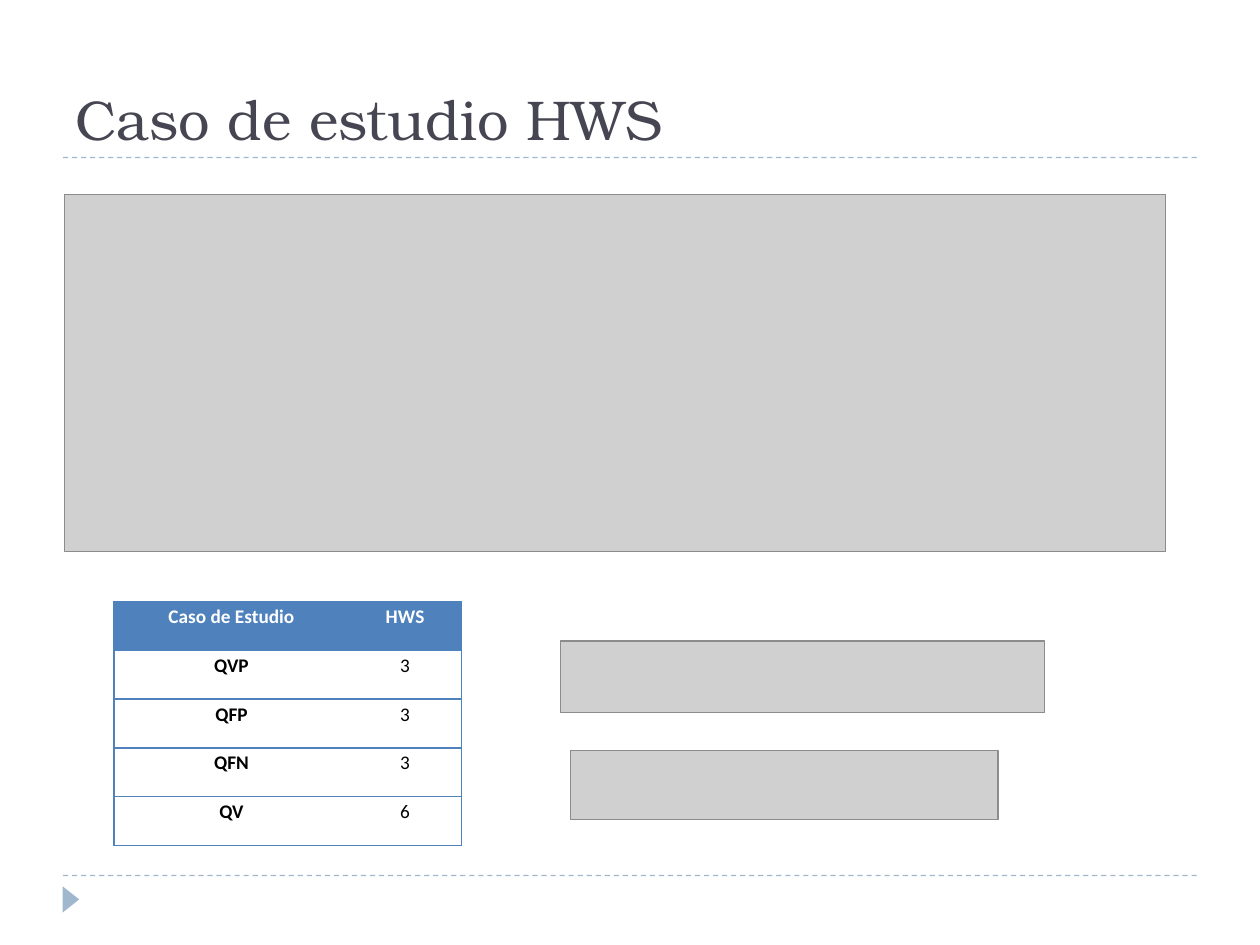
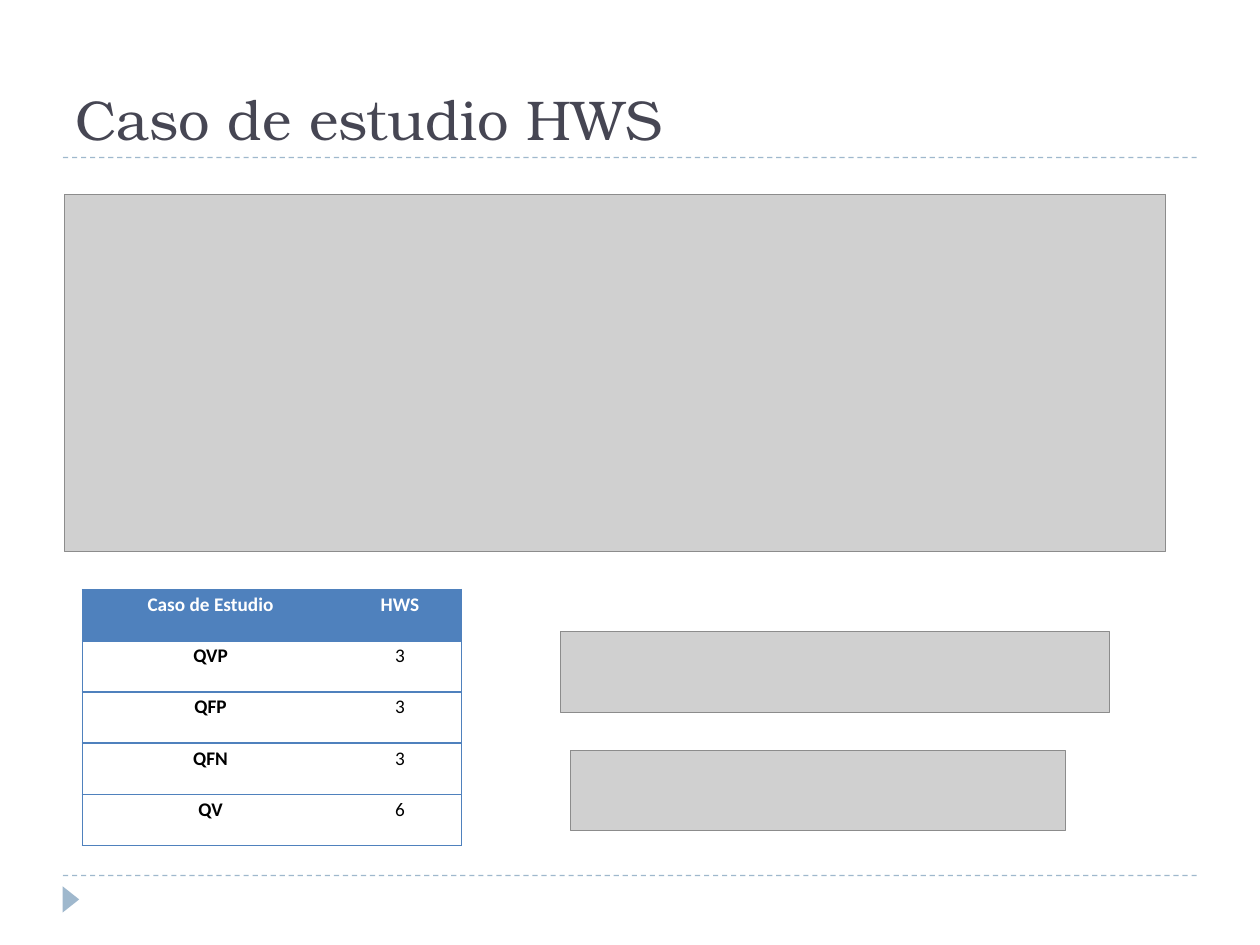
Before and after one commit to alejandrorago/qatesis2, a slide deck: slide 22 of Capitulos Finales/FilminasV0.2.pptx. Drawn at 1260x945 pixels with LibreOffice and Linux fonts; fonts in the diff are those of the drawing; grey boxes stand for pictures. Boxes give left, top, right and bottom in pixels: in the first picture for what was removed or moved away, otherwise in the second. Text is boxed around its words. In the diff, an @@ line names an element or a change of style, - is before the commit and + after.

```diff
--- a/Capitulos Finales/FilminasV0.2.pptx
+++ b/Capitulos Finales/FilminasV0.2.pptx
@@ table: place and size @@
-table at <box>115,601,461,845</box>
+table at <box>82,590,460,845</box>
@@ picture: place and size @@
-picture at <box>561,641,1045,713</box>
+picture at <box>561,631,1110,712</box>
@@ picture: place and size @@
-picture at <box>571,750,998,819</box>
+picture at <box>571,750,1066,830</box>
```
Also in this commit, not shown: 1 other slide changed.
